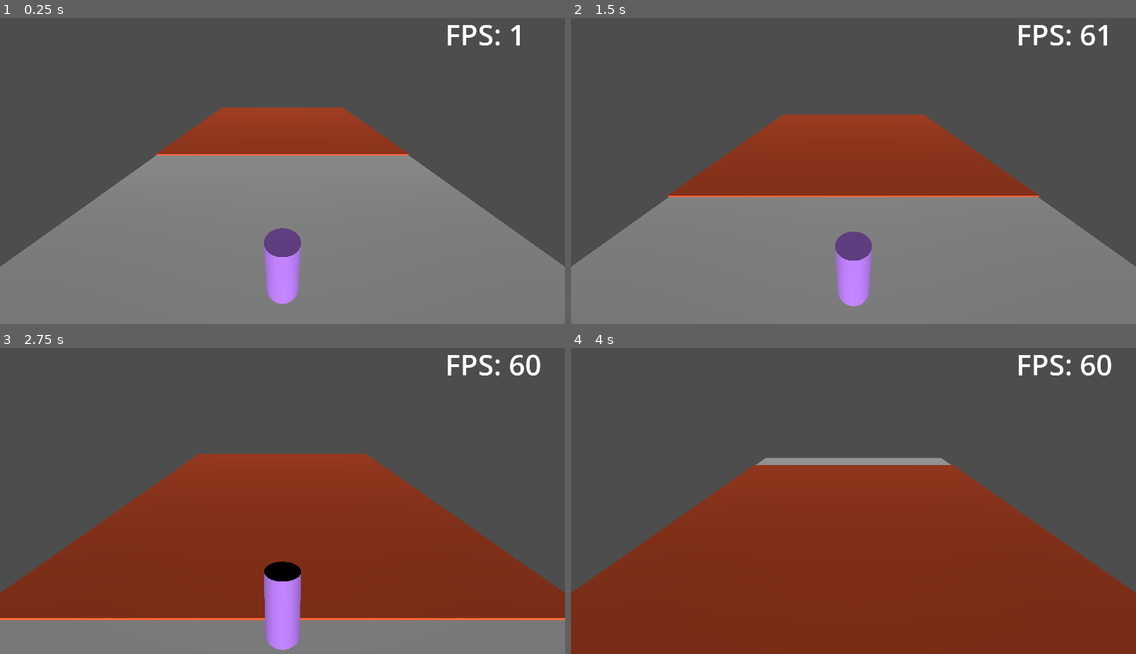
Above: before the commit, frames 1-4 (two rows, left to right).
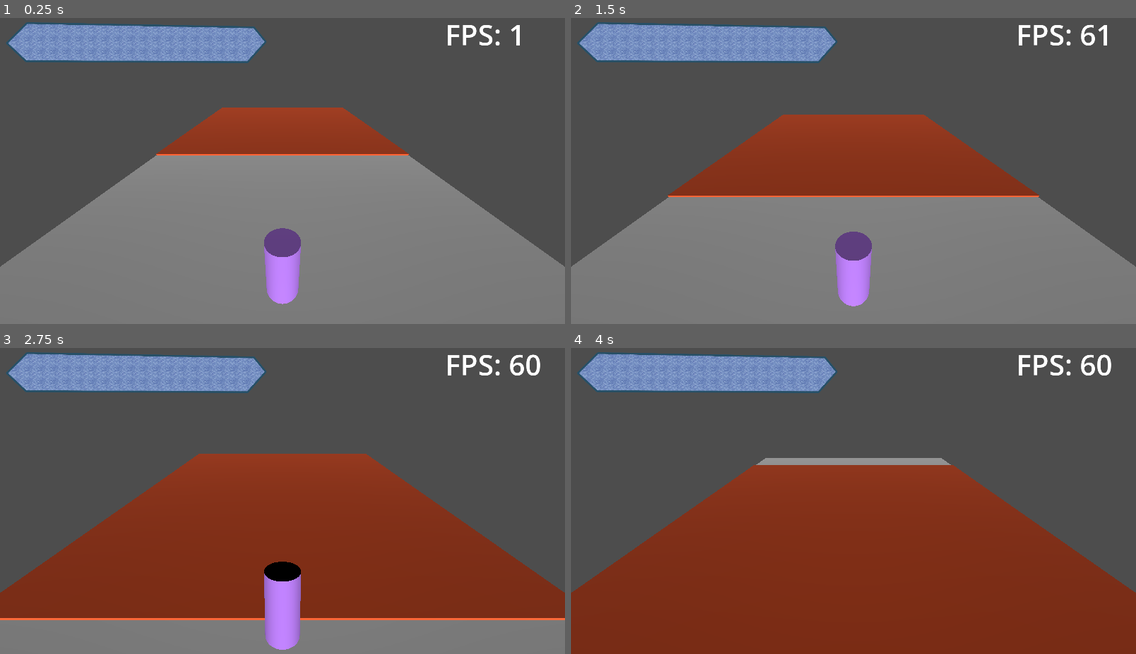
Above: after the commit, the same moments.

Repository: MedusaTea/signal-run
Game: Godot game, scene res://scenes/main.tscn
Two runs of this game, one before a commit and one after it. Both use one fixed random seed, a clock stepped at 60 frames per second and the inputs below.
Inputs:
- Up to frame 1 (0.25 s): no input
- Up to frame 2 (1.5 s): no input
- Up to frame 3 (2.75 s): no input
- Up to frame 4 (4 s): no input

The runs differ from the first frame. In frame 1, 5.4% of the frame differs, in the area x 1-48%, y 1-15%; in frame 2, 5.4%; in frame 3, 5.4%; in frame 4, 5.4%.

Commit message:
too much time on a gimp autofill thing, bg for queue bar

Diff:
--- a/scenes/main.tscn
+++ b/scenes/main.tscn
@@ -5,6 +5,7 @@
 [ext_resource type="PackedScene" uid="uid://bbxvidfmvddeb" path="res://scenes/floor.tscn" id="2_sugp2"]
 [ext_resource type="Theme" uid="uid://mk4nu7dkl8b2" path="res://themes/default.tres" id="4_jyhfs"]
 [ext_resource type="Script" uid="uid://70teesn04f45" path="res://scripts/fps.gd" id="5_tefeu"]
+[ext_resource type="Texture2D" uid="uid://smha1e5gs08h" path="res://assets/queue-bar.png" id="6_tefeu"]
 
 [node name="Root3D" type="Node" unique_id=2065148067]
 
@@ -41,9 +42,10 @@
 "
 script = ExtResource("5_tefeu")
 
-[node name="TextureRect" type="TextureRect" parent="Control" unique_id=763240215]
+[node name="QueueBar" type="TextureRect" parent="Control" unique_id=1574263793]
 layout_mode = 0
-offset_left = 14.0
-offset_top = 34.0
-offset_right = 1314.0
-offset_bottom = 239.0
+offset_left = 20.0
+offset_top = 19.0
+offset_right = 935.0
+offset_bottom = 164.0
+texture = ExtResource("6_tefeu")
Binary file changed: assets/queue-bar.png
Not shown, changed: assets/queue-bar.png.import
